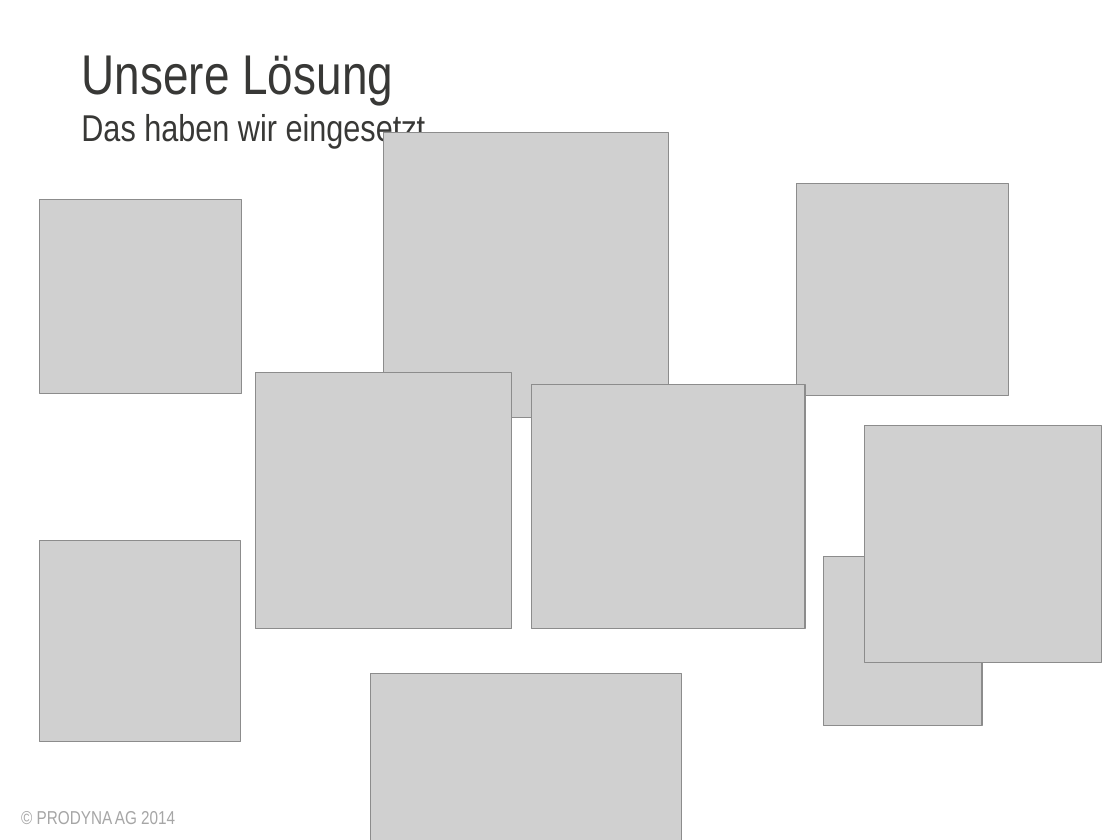
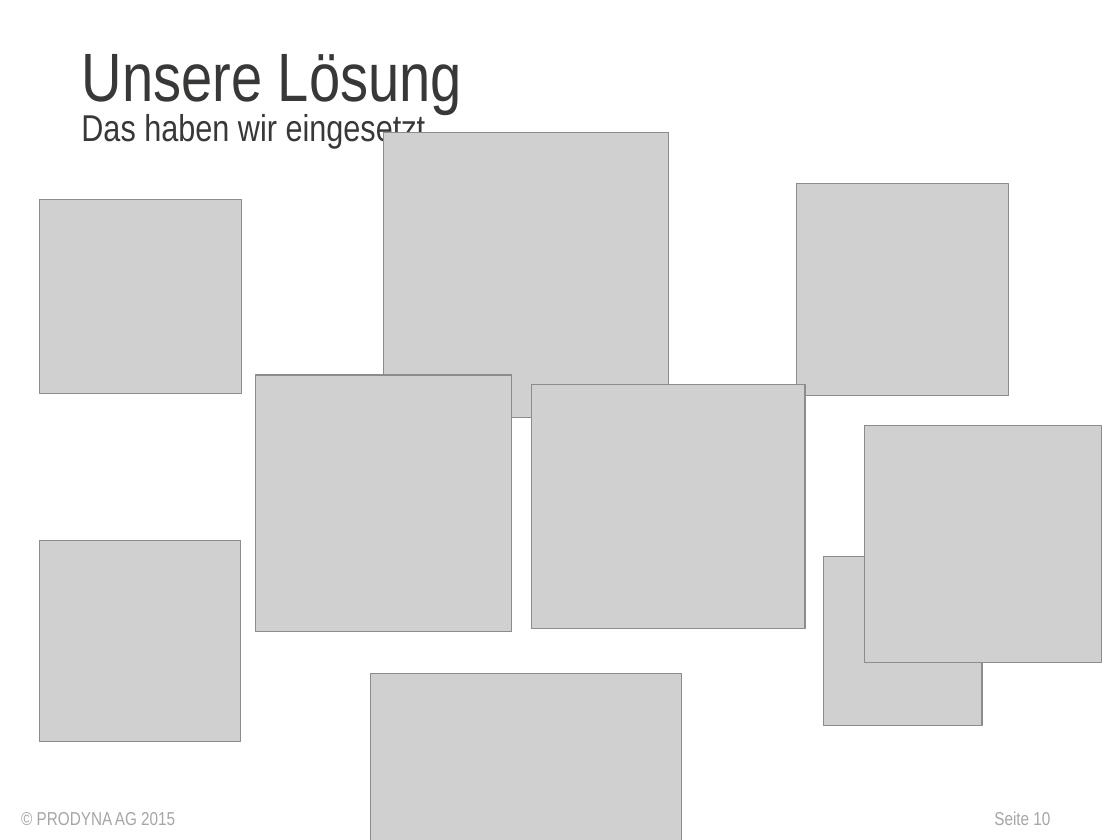
Before and after one commit to lagranovskiy/timetracker-server, a slide deck: slide 10 of doc/AbschlussPräsentation.pptx (slide 6 before the commit). Drawn at 1120x840 pixels with LibreOffice and Linux fonts; fonts in the diff are those of the drawing; grey boxes stand for pictures; background and template pictures are left out. Boxes give left, top, right and bottom in pixels: in the first picture for what was removed or moved away, otherwise in the second. Text is boxed around its words. In the diff, an @@ line names an element or a change of style, - is before the commit and + after.

```diff
--- a/doc/AbschlussPräsentation.pptx
+++ b/doc/AbschlussPräsentation.pptx
@@ title "Unsere Lösung" at <box>82,54,462,114</box>: size 36 to 44 pt; vertical alignment middle to top @@
@@ picture: place and size @@
-picture at <box>255,372,512,628</box>
+picture at <box>255,375,512,632</box>
@@ text at <box>37,812,175,825</box>: text changed @@
-© PRODYNA AG 2014
+© PRODYNA AG 2015
@@ page number added at <box>994,811,1050,825</box>, 12 pt, text #A6A6A6 @@
+Seite 10
```
Also in this commit, not shown: 33 other slides changed, 8 slides added, 1 other file.
